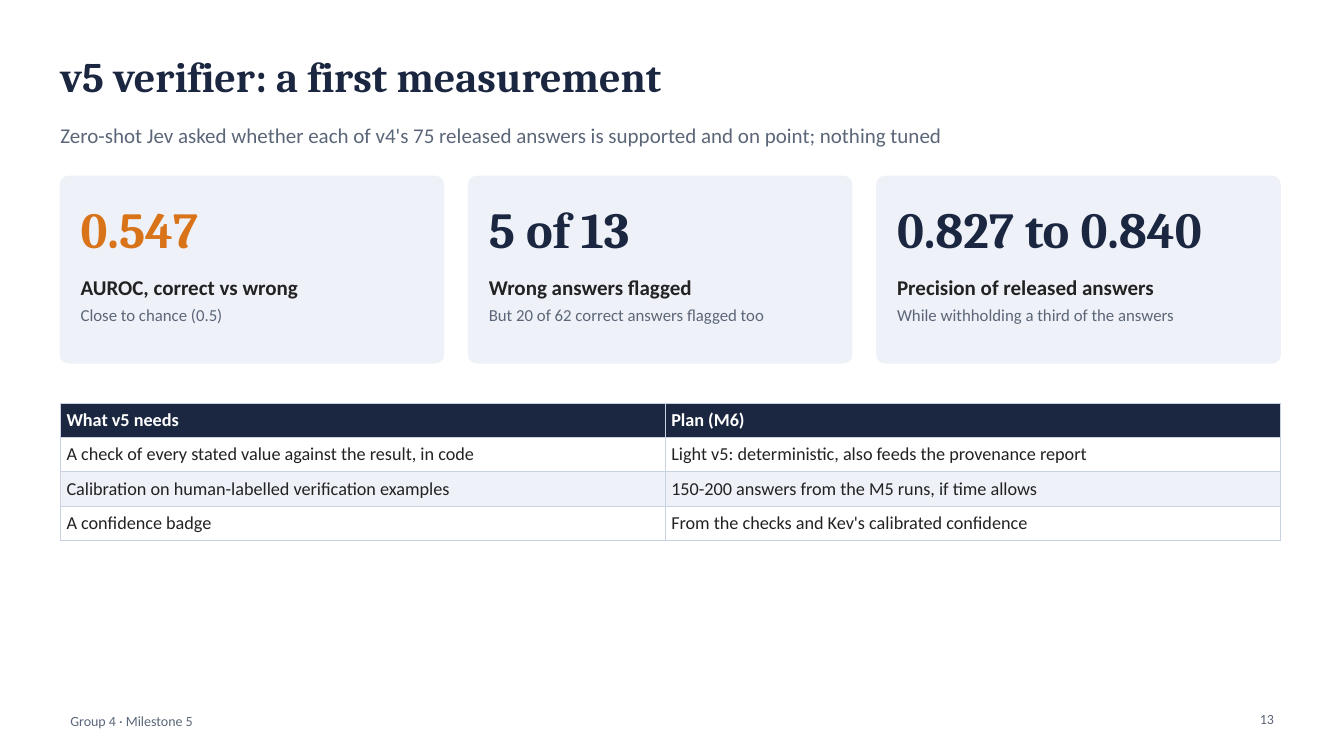
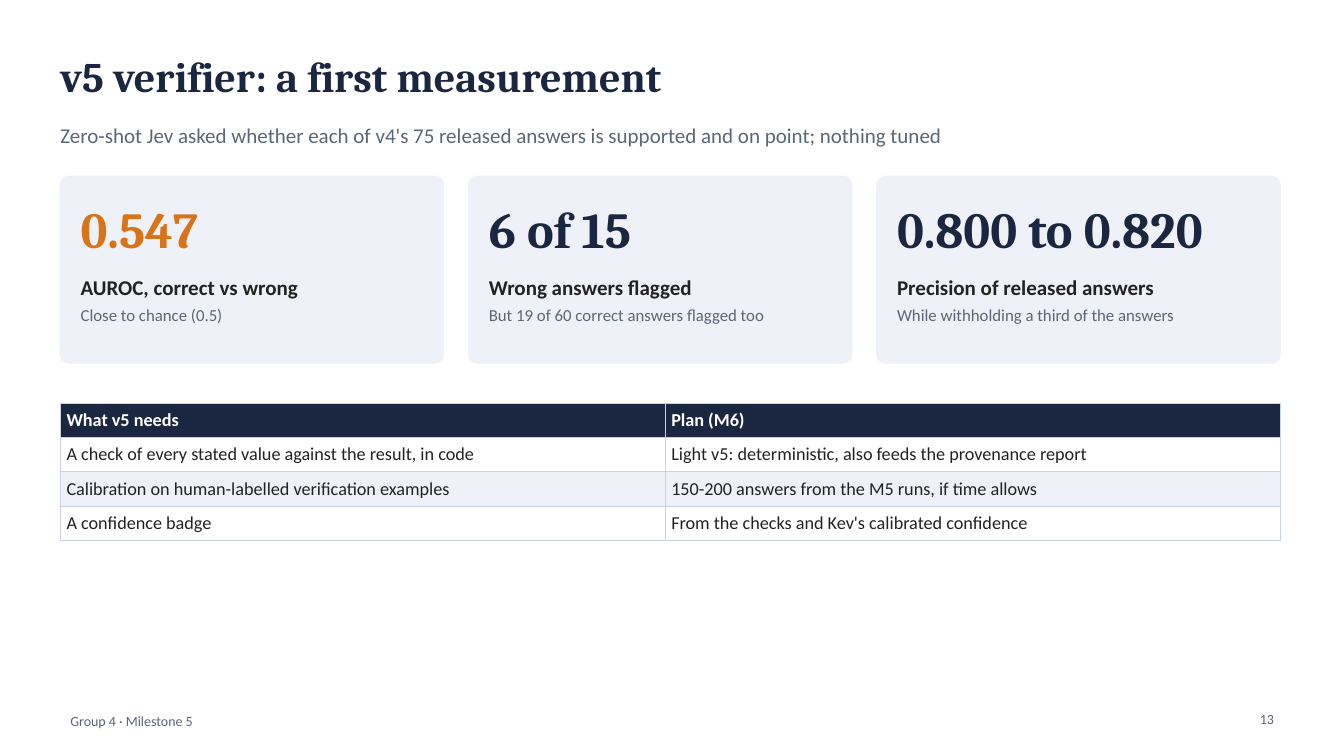
Before and after one commit to sathyaIITM/Group-4-DS-and-AI-Lab-Project, a slide deck: slide 13 of docs/milestones/Milestone5_TA_Presentation.pptx. Drawn at 1344x756 pixels with LibreOffice and Linux fonts; fonts in the diff are those of the drawing. Boxes give left, top, right and bottom in pixels: in the first picture for what was removed or moved away, otherwise in the second. Text is boxed around its words. In the diff, an @@ line names an element or a change of style, - is before the commit and + after.

Commit message:
EVAL: Decision figures for every parity candidate (domain and tool); agent action confusion matrix; robustness section; scorer v3 setting fixed in the analysis scripts (v5 labels and one robustness figure corrected)

```diff
--- a/docs/milestones/Milestone5_TA_Presentation.pptx
+++ b/docs/milestones/Milestone5_TA_Presentation.pptx
@@ text at (x1=489, y1=212, x2=631, y2=249): text changed @@
-5 of 13
+6 of 15
@@ text at (x1=897, y1=213, x2=1203, y2=249): text changed @@
-0.827 to 0.840
+0.800 to 0.820
@@ text at (x1=489, y1=309, x2=764, y2=324): text changed @@
-But 20 of 62 correct answers flagged too
+But 19 of 60 correct answers flagged too
```
Also in this commit, not shown: 15 other files.
